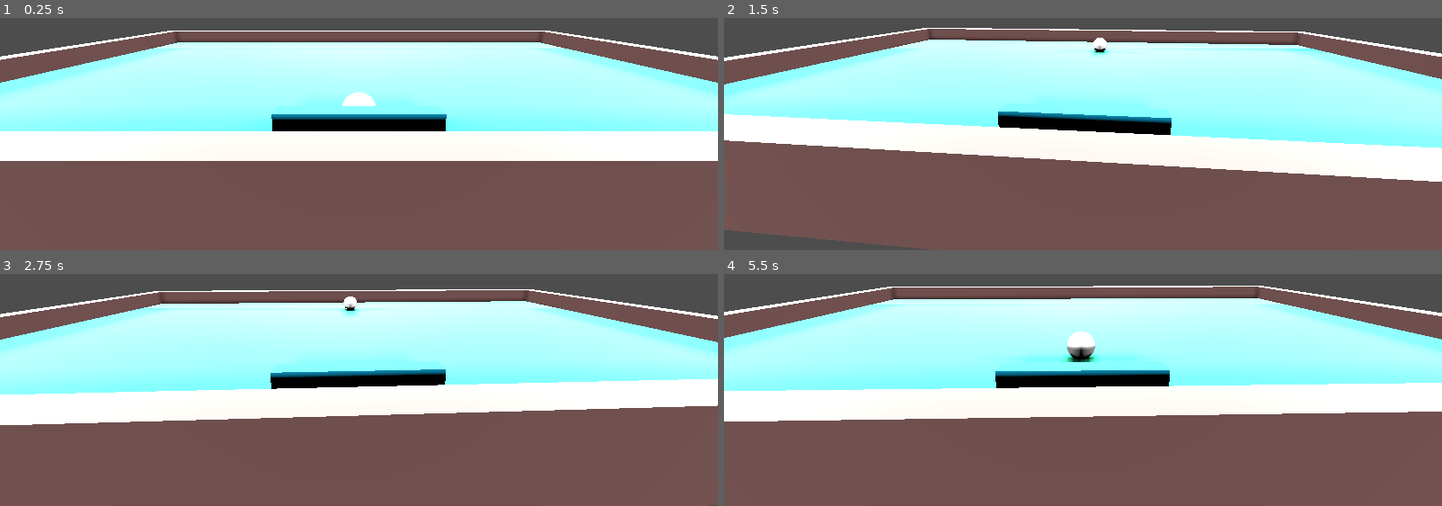
Above: before the commit, frames 1-4 (two rows, left to right).
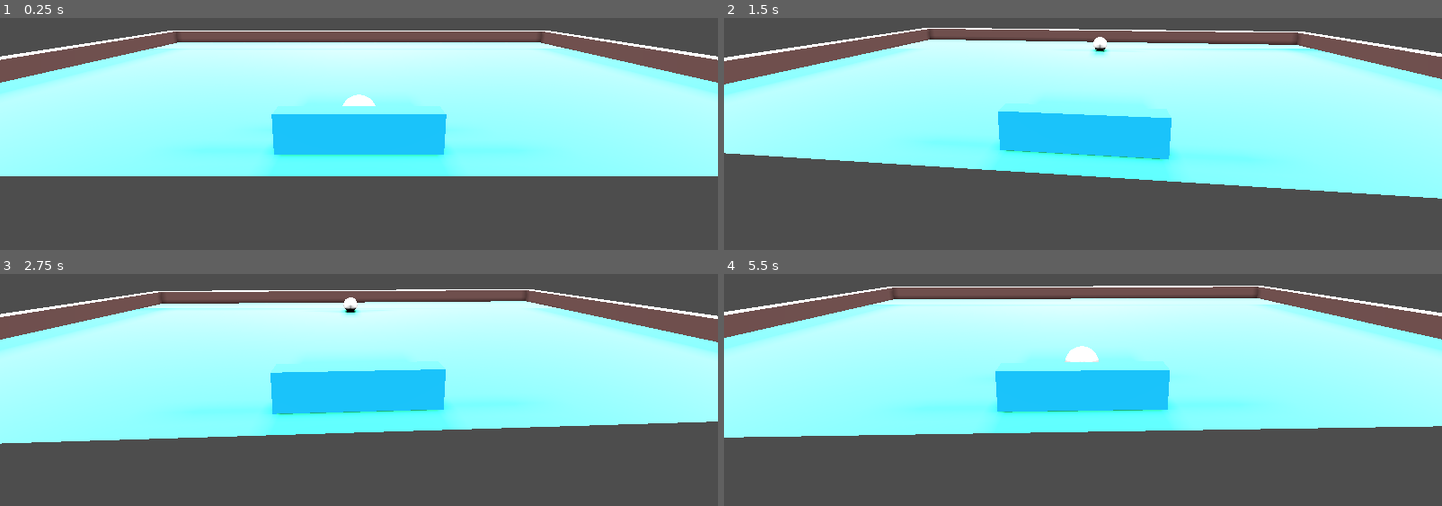
Above: after the commit, the same moments.

Repository: batako/Breakout-on-Godot
Game: Godot game, scene res://game.tscn
The game is run twice, just before and just after one commit, with the same random seed, the same clock (stepped at 60 frames per second) and the same inputs.
Inputs (mouse positions are in pixels of both pictures, inside the frame that each line leads up to):
- Up to frame 1 (0.25 s): no input
- Up to frame 2 (1.5 s): tap Enter (ui_accept) at 0.5, 0.77 s; move the mouse to (1118, 45) at 0.52 s; hold W (move_forward) from 0.53 s (still down); move the mouse to (1047, 50) at 1.27 s
- Up to frame 3 (2.75 s): keep holding W (move_forward); tap Enter (ui_accept) at 1.52 s; move the mouse to (373, 297) at 2.02 s
- Up to frame 4 (5.5 s): keep holding W (move_forward); move the mouse to (1075, 311) at 2.77 s; tap Enter (ui_accept) at 3.02, 3.77, 4.52 s; move the mouse to (1133, 308) at 3.52 s; move the mouse to (1025, 299) at 4.27 s; move the mouse to (1090, 304) at 5.02 s

The runs differ from the first frame. In frame 1, 54% of the frame differs, in the area x 0-100%, y 31-100%; in frame 2, 53%; in frame 3, 54%; in frame 4, 55%, in the area x 0-100%, y 24-100%.

Commit message:
ボールが画面外に移動すると発射フェーズに移行するように

Diff:
--- a/ball.gd
+++ b/ball.gd
@@ -4,20 +4,24 @@
 @export var speed = 5.0
 
 var is_launched = false
-var player_ref : Node # プレイヤーノードへの参照を設定する
-var launch_velocity = Vector3(0, 0, -10) # 発射時の初期速度
-var constant_speed = 10.0 # 等速直線運動を維持するための速度
-
+var player : RigidBody3D
+# 発射時の初期速度
+var launch_velocity = Vector3(0, 0, -10)
+# 等速直線運動を維持するための速度
+var constant_speed = 10.0
+var bottom_wall: Area3D
 
 func _ready():
-	player_ref = $"../Player"
+	player = $"../Player"
+	bottom_wall = $"../Stage/Bottom"
 
 
 func _physics_process(_delta):
 	if !is_launched:
-		# プレイヤーのX位置と同期
-		var player_position = player_ref.global_transform.origin
+		# プレイヤーのXZ位置と同期
+		var player_position = player.global_transform.origin
 		global_transform.origin.x = player_position.x
+		global_transform.origin.z = player_position.z - 0.5
 		# スペースキーで発射
 		if Input.is_action_just_pressed("ui_accept"):
 			launch_ball()
@@ -29,3 +33,8 @@
 func launch_ball():
 	is_launched = true
 	linear_velocity = launch_velocity.normalized() * constant_speed
+
+
+func _on_bottom_body_entered(body: Node3D) -> void:
+	is_launched = false
+	linear_velocity = Vector3.ZERO
--- a/game.tscn
+++ b/game.tscn
@@ -36,8 +36,8 @@
 [sub_resource type="ConcavePolygonShape3D" id="ConcavePolygonShape3D_bm1jt"]
 data = PackedVector3Array(-8.5, 0.5, 0.25, 8.5, 0.5, 0.25, -8.5, -0.5, 0.25, 8.5, 0.5, 0.25, 8.5, -0.5, 0.25, -8.5, -0. …(536 unchanged characters)…
 
-[sub_resource type="ConcavePolygonShape3D" id="ConcavePolygonShape3D_brt0i"]
-data = PackedVector3Array(-8.5, 0.5, 0.25, 8.5, 0.5, 0.25, -8.5, -0.5, 0.25, 8.5, 0.5, 0.25, 8.5, -0.5, 0.25, -8.5, -0.5, 0.25, 8.5, 0.5, -0.25, -8.5, 0.5, -0.25, 8.5, -0.5, -0.25, -8.5, 0.5, -0.25, -8.5, -0.5, -0.25, 8.5, -0.5, -0.25, 8.5, 0.5, 0.25, 8.5, 0.5, -0.25, 8.5, -0.5, 0.25, 8.5, 0.5, -0.25, 8.5, -0.5, -0.25, 8.5, -0.5, 0.25, -8.5, 0.5, -0.25, -8.5, 0.5, 0.25, -8.5, -0.5, -0.25, -8.5, 0.5, 0.25, -8.5, -0.5, 0.25, -8.5, -0.5, -0.25, 8.5, 0.5, 0.25, -8.5, 0.5, 0.25, 8.5, 0.5, -0.25, -8.5, 0.5, 0.25, -8.5, 0.5, -0.25, 8.5, 0.5, -0.25, -8.5, -0.5, 0.25, 8.5, -0.5, 0.25, -8.5, -0.5, -0.25, 8.5, -0.5, 0.25, 8.5, -0.5, -0.25, -8.5, -0.5, -0.25)
+[sub_resource type="BoxShape3D" id="BoxShape3D_1vo0l"]
+size = Vector3(17, 1, 0.5)
 
 [node name="Game" type="Node3D"]
 
@@ -104,17 +104,16 @@
 [node name="CollisionShape3D" type="CollisionShape3D" parent="Stage/Top/StaticBody3D"]
 shape = SubResource("ConcavePolygonShape3D_bm1jt")
 
-[node name="Bottom" type="MeshInstance3D" parent="Stage"]
+[node name="Bottom" type="Area3D" parent="Stage"]
 transform = Transform3D(1, 0, 0, 0, 1, 0, 0, 0, 1, 2.08165e-12, 2.08165e-12, 4.75)
-mesh = SubResource("BoxMesh_dqxcj")
-skeleton = NodePath("../..")
 
-[node name="StaticBody3D" type="StaticBody3D" parent="Stage/Bottom"]
-
-[node name="CollisionShape3D" type="CollisionShape3D" parent="Stage/Bottom/StaticBody3D"]
-shape = SubResource("ConcavePolygonShape3D_brt0i")
+[node name="CollisionShape3D" type="CollisionShape3D" parent="Stage/Bottom"]
+shape = SubResource("BoxShape3D_1vo0l")
 
 [node name="Player" parent="." instance=ExtResource("1_oonqb")]
 transform = Transform3D(1, 0, 0, 0, 1, 0, 0, 0, 1, 2.08165e-12, 0.25, 4)
 
 [node name="Ball" parent="." instance=ExtResource("2_7msgm")]
+transform = Transform3D(1, 0, 0, 0, 1, 0, 0, 0, 1, 2.08165e-12, 2.08165e-12, 3)
+
+[connection signal="body_entered" from="Stage/Bottom" to="Ball" method="_on_bottom_body_entered"]
--- a/player.gd
+++ b/player.gd
@@ -36,7 +36,7 @@
 	var input := Vector3.ZERO
 	input.x = Input.get_axis("move_left", "move_right")
 	#input.y = Input.get_axis("move_back", "move_forward")
-	apply_central_force(twist_pivot.basis * input * 1200.0 * delta)
+	apply_central_force(twist_pivot.basis * input * 2000.0 * delta)
 
 
 # カメラの設定
